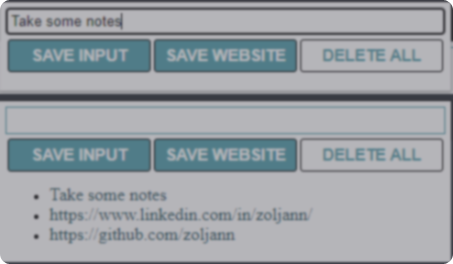
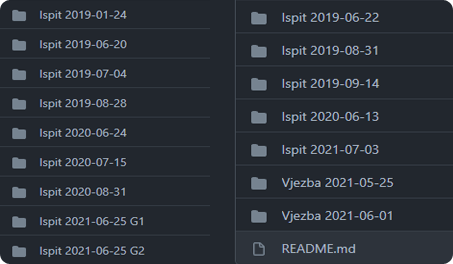
Revision of a layered 453 x 264 image; what changed, layer by layer:
renamed "Layer 0" to "Screenshot_3", painted on it over [0, 0, 453, 264]
